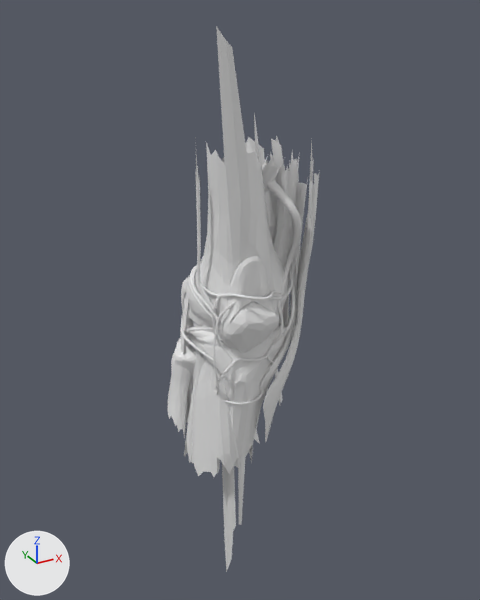
The glTF model public/model/detail/knee-right.glb as it was, and as the next commit left it.
Before and after are seen from a 50 mm lens placed at (-0.287, -0.371, 0.662), pointed at (-0.066, 0.031, 0.461). Lighting does not change. The marker at lower left points along +X, +Y and +Z. The picture after the commit comes second. Where no turn or scale is listed for an object, it has been applied to the vertices.

Before the edit, the objects in view are built like this:
```python
me_arteries = bpy.data.meshes.new('arteries')
me_arteries.from_pydata(...)  # 11375 vertices, 22568 faces; spans x -0.042..0.042, y -0.036..0.036, z -0.119..0.119
me_ligaments = bpy.data.meshes.new('ligaments')
me_ligaments.from_pydata(...)  # 2945 vertices, 5515 faces; spans x -0.82..0.82, y -0.72..0.72, z -1.0..1.0
me_muscles = bpy.data.meshes.new('muscles')
me_muscles.from_pydata(...)  # 3064 vertices, 5701 faces; spans x -0.054..0.054, y -0.043..0.043, z -0.143..0.143
ob_arteries = bpy.data.objects.new('arteries', me_arteries)
ob_arteries.location = (-0.0737, 0.0132, 0.4735)
ob_ligaments = bpy.data.objects.new('ligaments', me_ligaments)
ob_ligaments.location = (-0.0733, 0.02, 0.4614)
ob_ligaments.scale = (0.0501, 0.0501, 0.0501)
ob_muscles = bpy.data.objects.new('muscles', me_muscles)
ob_muscles.location = (-0.0706, 0.0227, 0.4532)
# also in view: 'veins' at (-0.066, 0.034, 0.461); 'bones' at (-0.075, 0.014, 0.433)
```
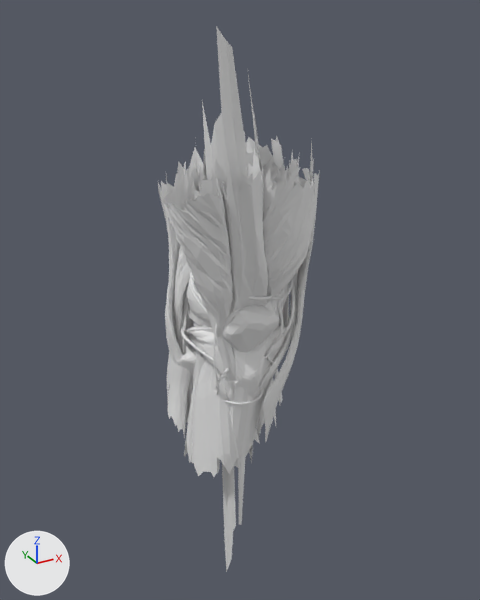
Where the newer file only moved an object's origin or applied its transform, the numbers keep the older frame.

Location of each change, (x1, y1, x2, y2) in pixels of the pictures (480 x 600 px):
'muscles', reshaped (20% taller): before (167, 136, 320, 477); after (158, 68, 320, 477)
part 1 of me_muscles, added: after (163, 149, 238, 381)
part 2 of me_muscles, added: after (247, 68, 315, 348)
part 3 of me_muscles, added (mostly hidden): after (257, 378, 276, 439)
part 4 of me_muscles, added (mostly hidden): after (167, 350, 172, 400)
part 5 of me_muscles, added: after (222, 162, 268, 398)
part 6 of me_muscles, added: after (196, 102, 260, 358)
part 7 of me_muscles, added: after (173, 162, 196, 348)
part 8 of me_muscles, built on: before (182, 159, 306, 443); after (158, 147, 297, 443)
'arteries', unchanged, covered by the edit: before (186, 137, 302, 390); after (186, 137, 295, 390)
'ligaments', unchanged, covered by the edit: before (180, 256, 284, 366); after (180, 295, 284, 366)

The change in detail:
me_muscles is used by ob_muscles; location (-0.0706, 0.0227, 0.4532).
me_muscles had 3064 vertices, 5701 faces and spanned x -0.054..0.054, y -0.043..0.043, z -0.143..0.143.
me_muscles now has 6393 vertices, 11934 faces and spans x -0.068..0.054, y -0.064..0.066, z -0.143..0.177.
me_muscles part 1: a new loose piece of 577 vertices spanning x -0.068..-0.013, y -0.054..0.004, z -0.057..0.127.
me_muscles part 2: a new loose piece of 497 vertices spanning x -0.02..0.036, y -0.064..-0.013, z -0.035..0.177.
me_muscles part 3: a new loose piece of 440 vertices spanning x -0.003..0.044, y -0.015..0.059, z -0.115..0.057.
me_muscles part 4: a new loose piece of 429 vertices spanning x -0.045..0.008, y -0.003..0.066, z -0.114..0.048.
me_muscles part 5: a new loose piece of 429 vertices spanning x -0.041..0.008, y -0.063..-0.021, z -0.06..0.129.
me_muscles part 6: a new loose piece of 375 vertices spanning x -0.047..-0.005, y -0.055..-0.015, z -0.033..0.159.
me_muscles part 7: a new loose piece of 301 vertices spanning x -0.046..-0.009, y -0.005..0.027, z -0.047..0.133.
me_muscles part 8: 28 vertices moved from x -0.042..0.053, y -0.027..0.025, z -0.099..0.082 to x -0.041..0.053, y -0.027..0.025, z -0.099..0.082; 209 vertices removed from x -0.045..0.049, y -0.033..0.037, z -0.1..0.103; 490 vertices added at x -0.053..0.047, y -0.031..0.047, z -0.091..0.119.
